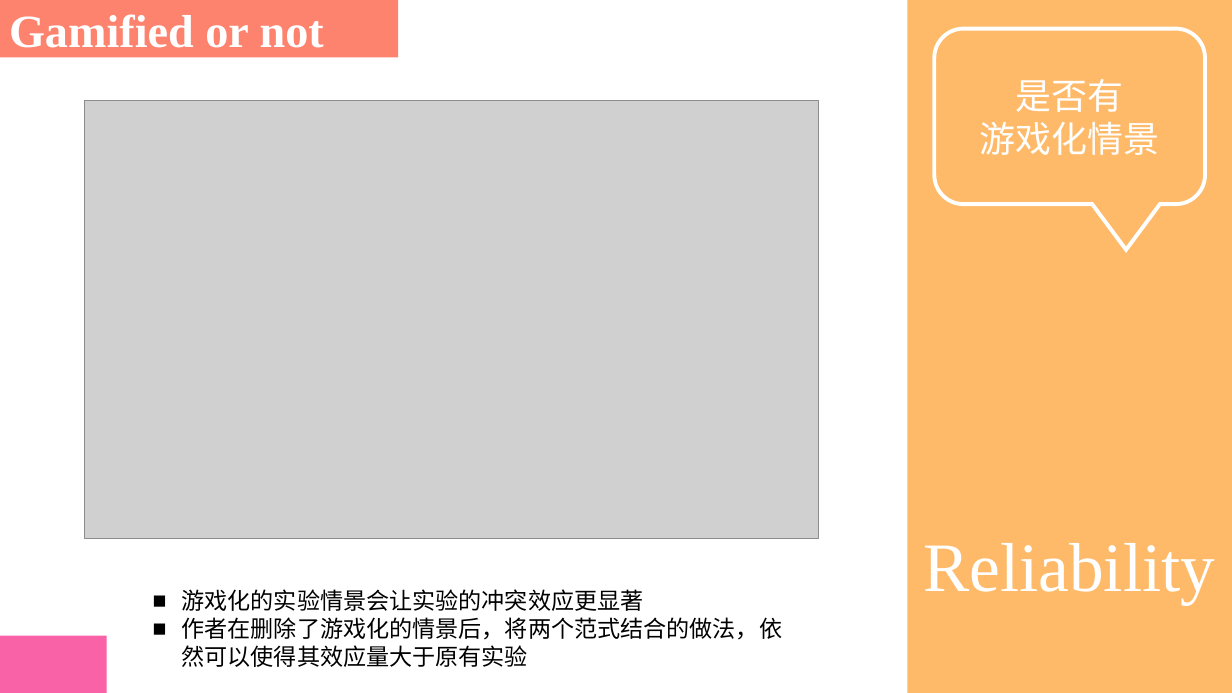
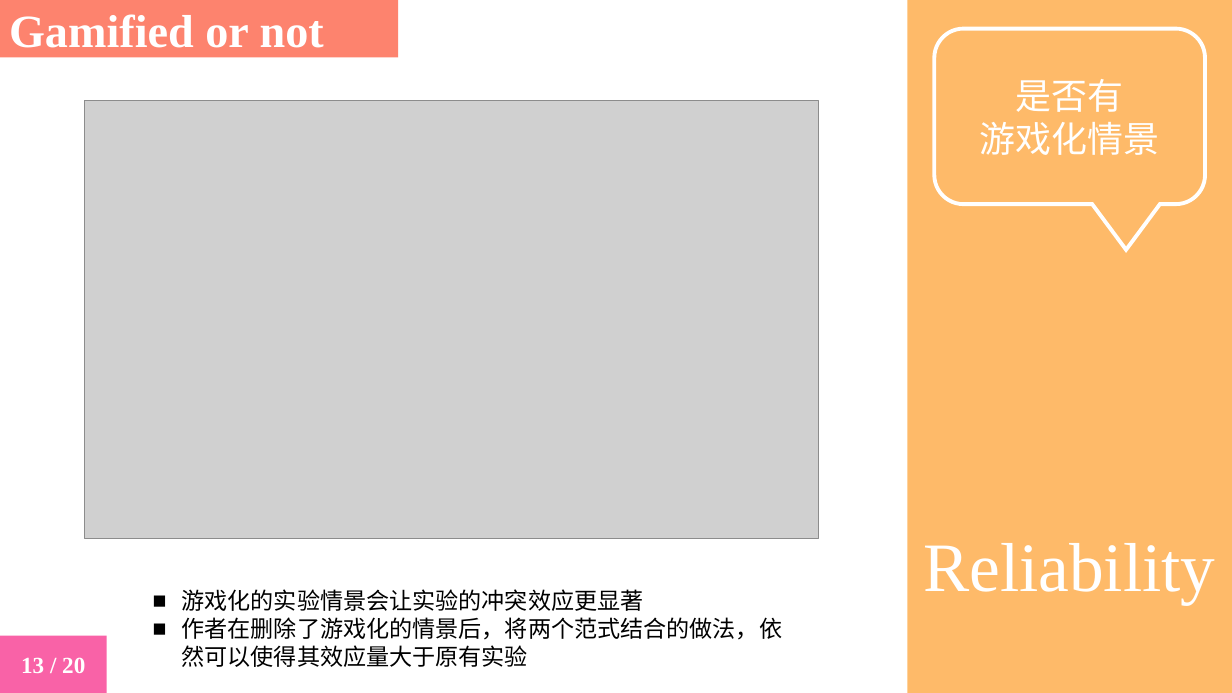
Before and after one commit to yuki-961004/Presentation, a slide deck: slide 13 of 230525_Reliability/2023_Nature_Kucina.pptx (slide 11 before the commit). Drawn at 1232x693 pixels with LibreOffice and Linux fonts; fonts in the diff are those of the drawing; grey boxes stand for pictures. Boxes give left, top, right and bottom in pixels: in the first picture for what was removed or moved away, otherwise in the second. Text is boxed around its words. In the diff, an @@ line names an element or a change of style, - is before the commit and + after.

```diff
--- a/230525_Reliability/2023_Nature_Kucina.pptx
+++ b/230525_Reliability/2023_Nature_Kucina.pptx
@@ text in rectangle at (x1=21, y1=657, x2=85, y2=673): text added @@
+13 / 20
```
Also in this commit, not shown: 14 other slides changed, 5 slides added.
